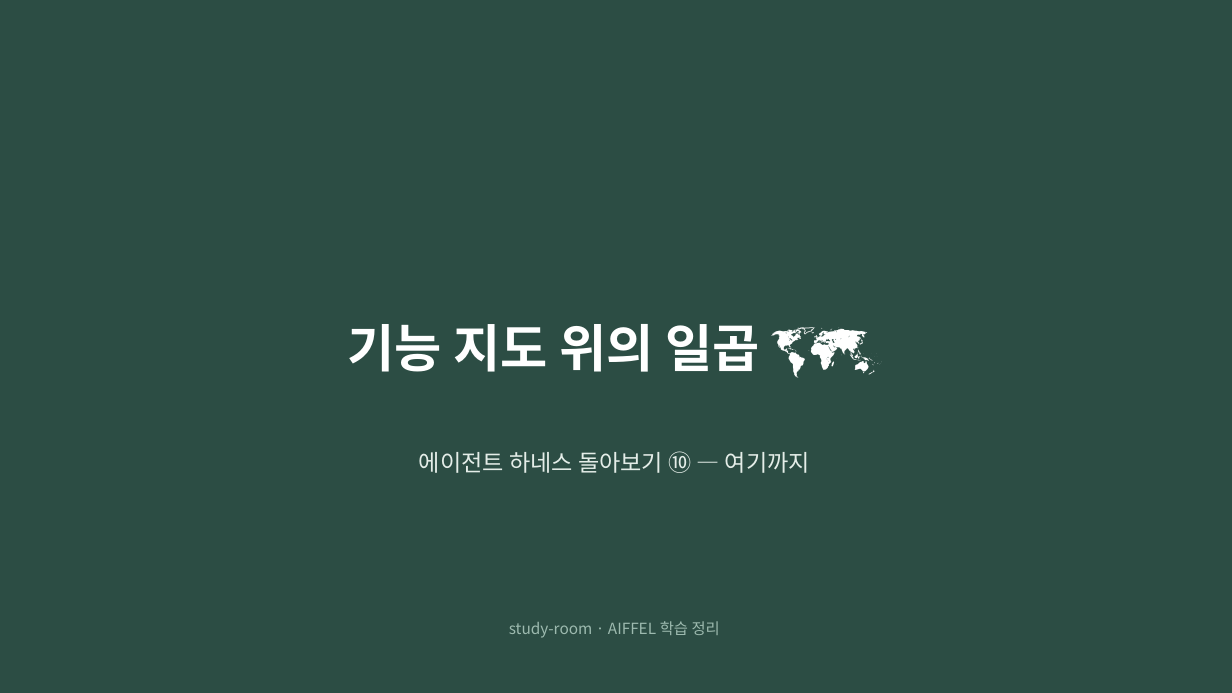
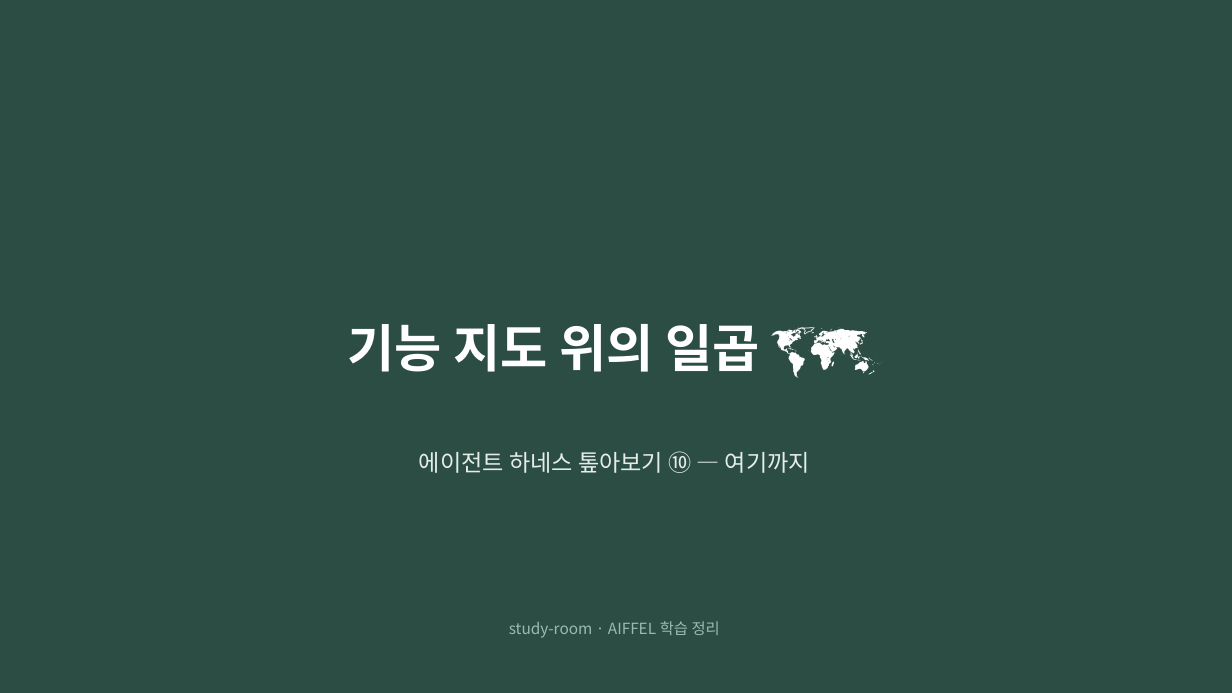
Before and after one commit to inseoklee-ai/study-room, a slide deck: slide 14 of harness-map/harness-map.pptx. Drawn at 1232x693 pixels with LibreOffice and Linux fonts; fonts in the diff are those of the drawing. Boxes give left, top, right and bottom in pixels: in the first picture for what was removed or moved away, otherwise in the second. Text is boxed around its words. In the diff, an @@ line names an element or a change of style, - is before the commit and + after.

Commit message:
Revert "표기 수정: 톺아보기 → 돌아보기"
This reverts commit b12071484fa65dee7587f1b43c364f435cdcef18.

```diff
--- a/harness-map/harness-map.pptx
+++ b/harness-map/harness-map.pptx
@@ text at <box>419,451,810,473</box>: text changed @@
-에이전트 하네스 돌아보기 ⑩ — 여기까지
+에이전트 하네스 톺아보기 ⑩ — 여기까지
```
Also in this commit, not shown: 1 other slide changed, 23 other files.
